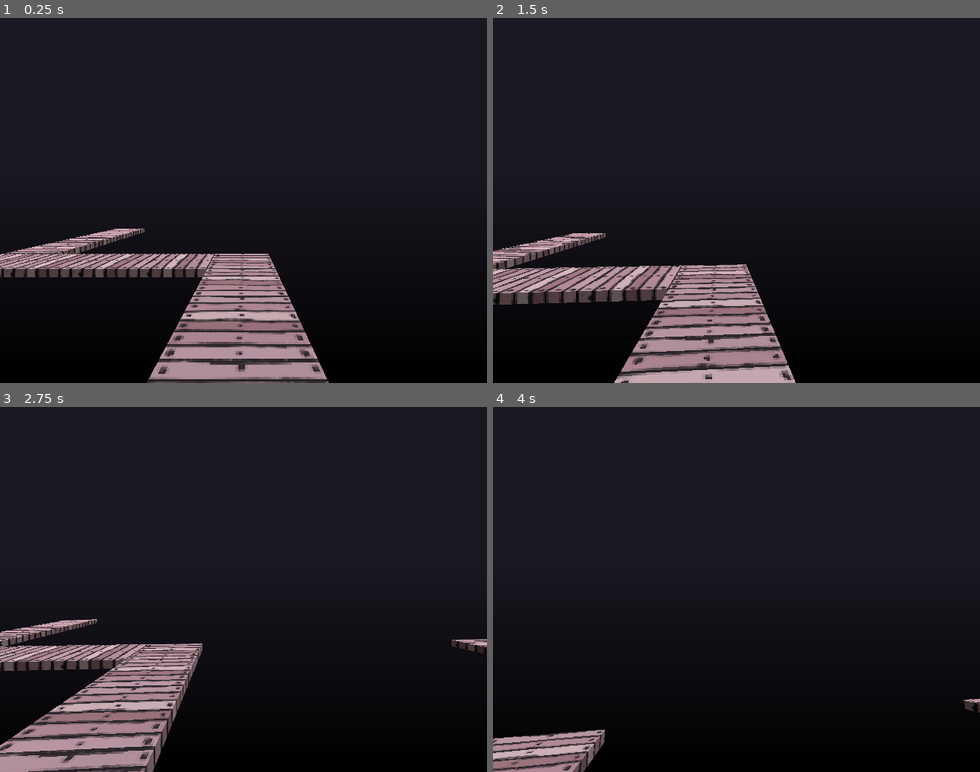
Above: before the commit, frames 1-4 (two rows, left to right).
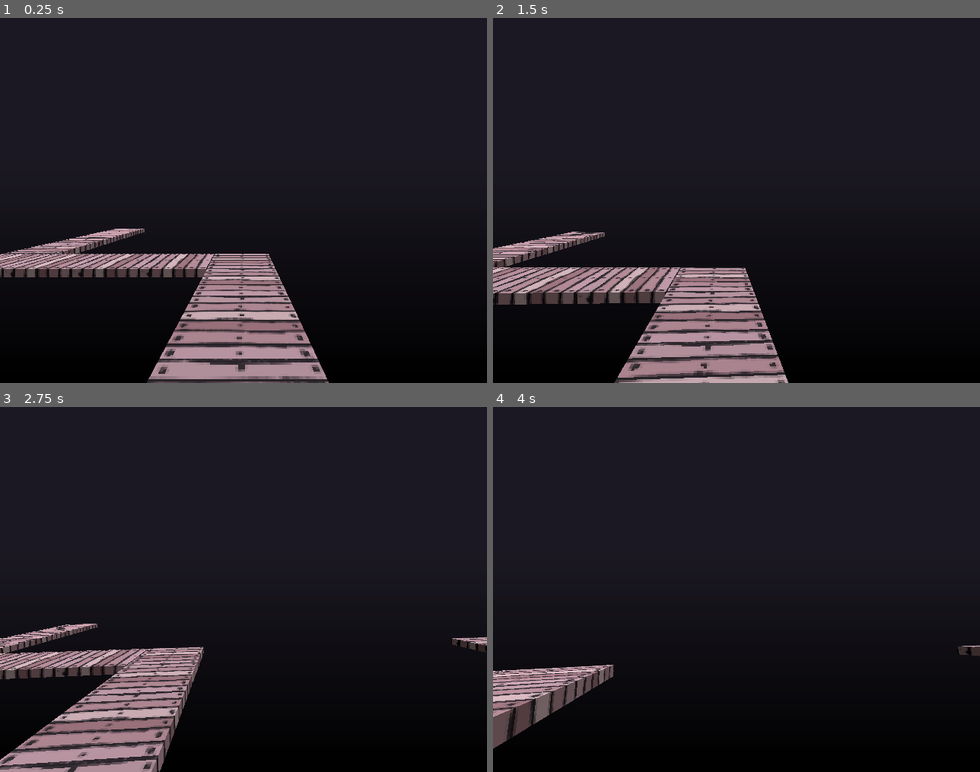
Above: after the commit, the same moments.

Repository: loopies2600/megalophobia
Game: Godot game, scene res://scenes/map/main.tscn
Same seed, same stepped clock (60 frames per second), same inputs: the game is played once before the commit and once after it.
Inputs (mouse positions are in pixels of both pictures, inside the frame that each line leads up to):
- Up to frame 1 (0.25 s): no input
- Up to frame 2 (1.5 s): tap Enter at 0.5 s; move the mouse to (760, 200) at 0.52 s; hold W (forwards) 0.53-1.28 s; click (760, 200) at 0.67 s; move the mouse to (639, 218) at 1.27 s; hold S (backwards) from 1.28 s (still down)
- Up to frame 3 (2.75 s): move the mouse to (292, 509) at 2.02 s; release S (backwards) at 2.03 s; hold D (right) from 2.03 s (still down)
- Up to frame 4 (4 s): move the mouse to (712, 662) at 2.77 s; release D (right) at 2.78 s; hold W (forwards) from 2.78 s (still down); click (712, 662) at 2.92 s; move the mouse to (775, 593) at 3.52 s

The runs differ from the first frame. In frame 1, 0.6% of the frame differs, in the area x 0-67%, y 57-99%; in frame 2, 7.6%; in frame 3, 9.2%, in the area x 0-100%, y 58-100%; in frame 4, 5.2%.

Commit message:
view bobbing

Diff:
--- a/scenes/entity/player/player.gd
+++ b/scenes/entity/player/player.gd
@@ -4,18 +4,40 @@
 @export var base_speed : float = 1.3
 @export var do_gravity : bool = false
 
+@onready var camera : Camera3D = $BaseCam
+
+var moving := false
+var elapsed := 0.0
+
+func bob_camera(delta : float):
+	if moving:
+		camera.position.y = abs(sin(elapsed * 5.0)) / 20.0
+		camera.rotation.z = -sin(elapsed * 4.0) / 32.0
+	else:
+		camera.position.y = lerp(camera.position.y, 0.0, 8 * delta)
+		camera.rotation.z = lerp_angle(camera.rotation.z, 0.0, 8 * delta)
+
 func _physics_process(delta: float) -> void:
 	if not is_on_floor() && do_gravity:
 		velocity += get_gravity() * delta
 
 	var input_dir := Input.get_vector("left", "right", "forwards", "backwards")
+
 	var direction := (transform.basis * Vector3(input_dir.x, 0, input_dir.y)).normalized()
 
+	moving = not direction.is_zero_approx()
+
 	if direction:
+		elapsed += delta
+
 		velocity.x = direction.x * base_speed
 		velocity.z = direction.z * base_speed
 	else:
+		elapsed = 0.0
+
 		velocity.x = move_toward(velocity.x, 0, base_speed)
 		velocity.z = move_toward(velocity.z, 0, base_speed)
 
 	move_and_slide()
+
+	bob_camera(delta)
--- a/scenes/entity/player/player.tscn
+++ b/scenes/entity/player/player.tscn
@@ -7,6 +7,7 @@
 
 [node name="Player" type="CharacterBody3D"]
 script = ExtResource("1_0g3df")
+do_gravity = true
 
 [node name="BaseShape" type="CollisionShape3D" parent="."]
 shape = SubResource("CylinderShape3D_cdooh")
